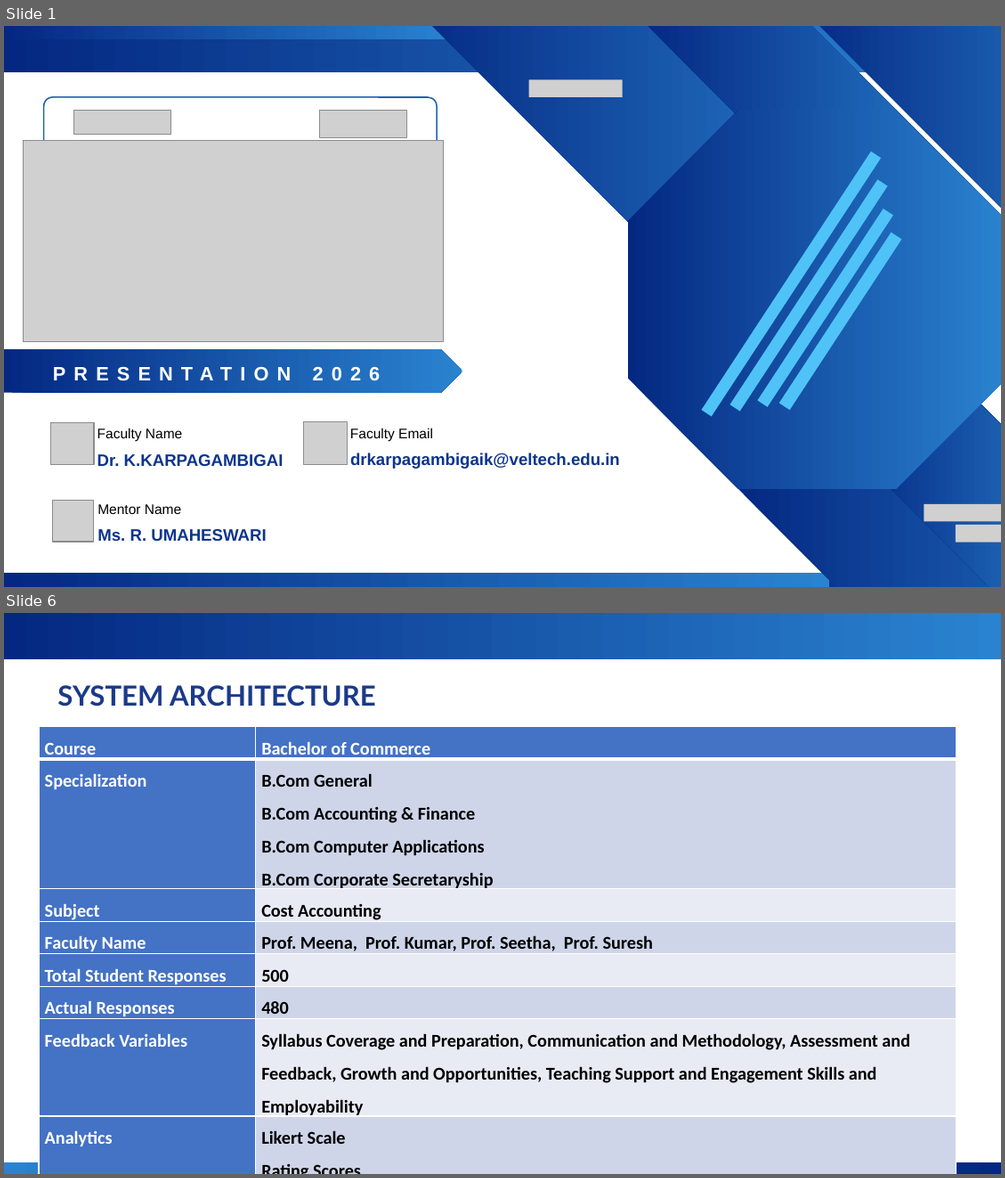
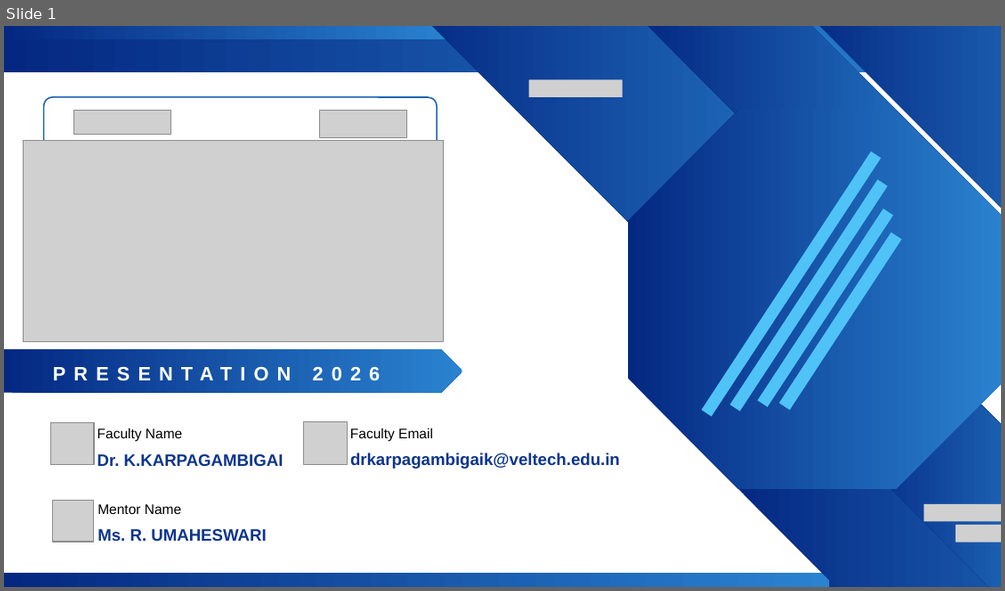
Before and after one commit to drkarpagambigaik-coder/AICW-Karpagambigai, a slide deck: Project -PPT.pptx. Shown one above the other, each under a label of ours: slides 1 and 6 before the commit, slide 1 after it; the slides between them are not shown. The pictures are 1005x1178 and 1005x591 pixels, drawn with LibreOffice and Linux fonts; fonts in the diff are those of the drawing; grey boxes stand for pictures; background and template pictures are left out. Boxes give left, top, right and bottom in pixels: in the first picture for what was removed or moved away, otherwise in the second. Text is boxed around its words. In the diff, an @@ line names an element or a change of style, - is before the commit and + after.

```diff
--- a/Project -PPT.pptx
+++ b/Project -PPT.pptx
@@ slide 6 removed at (x1=4, y1=613, x2=1001, y2=1174), background #FFFFFF; not listed: 2 template elements that a slide beside it also shows @@
@@ text removed at (x1=57, y1=685, x2=376, y2=706) @@
-SYSTEM ARCHITECTURE
@@ table removed at (x1=39, y1=727, x2=955, y2=1174), 8 rows, 2 columns @@
-Course | Bachelor of Commerce
-Specialization | B.Com General / B.Com Accounting & Finance / B.Com Computer Applications / B.Com Corporate Secretaryship
-Subject | Cost Accounting
-Faculty Name | Prof. Meena, Prof. Kumar, Prof. Seetha, Prof. Suresh
-Total Student Responses | 500
-Actual Responses | 480
-Feedback Variables | Syllabus Coverage and Preparation, Communication and Methodology, Assessment and Feedback, Growth and Opportunities, Teaching Support and Engagement Skills and Employability
-Analytics | Likert Scale / Rating Scores
```
Also in this commit, not shown: 15 slides changed, 22 slides added, 1 other slide removed.
